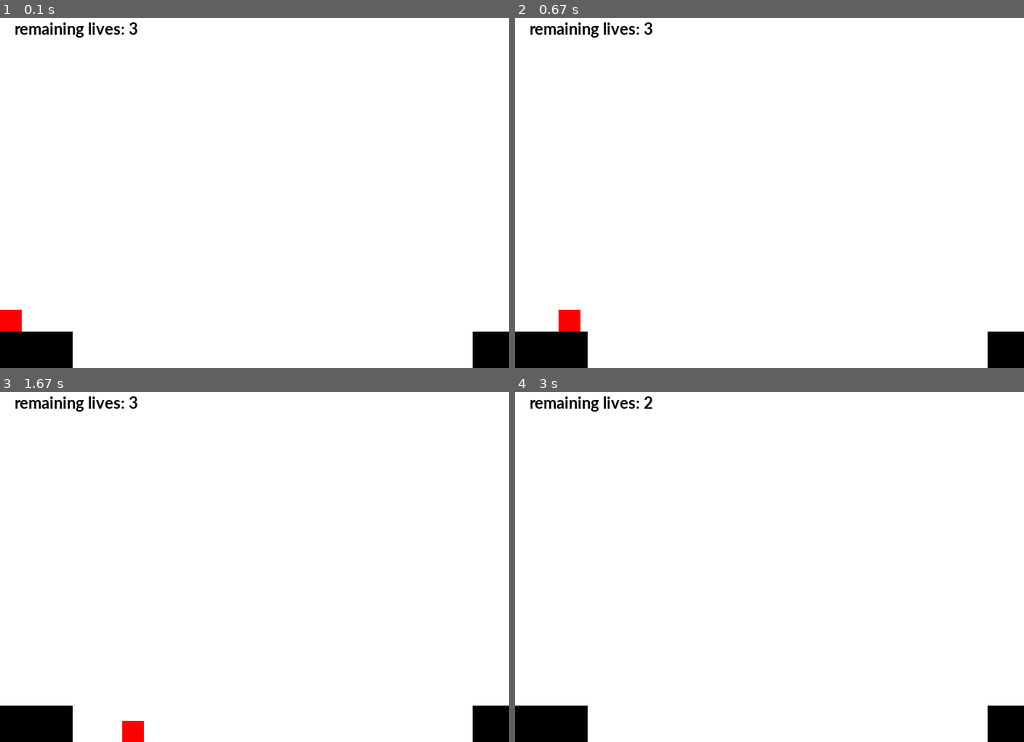
Above: before the commit, frames 1-4 (two rows, left to right).
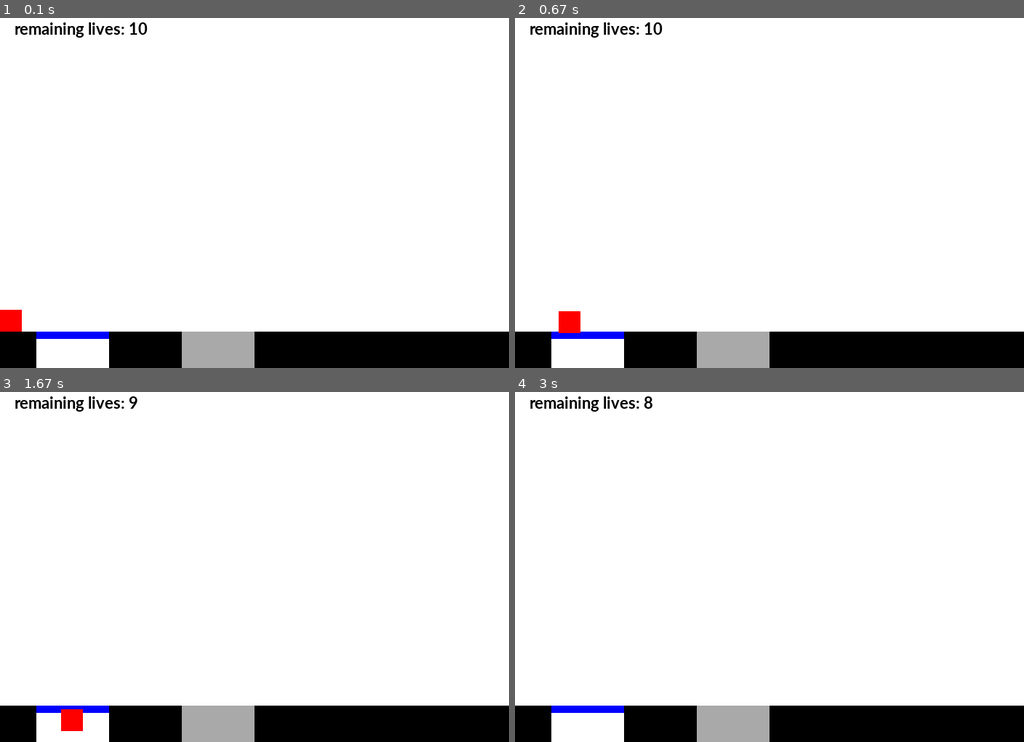
Above: after the commit, the same moments.

Repository: Vincent-lau/pygame_project
Game: pygame game, started from moving_man.py
Two runs of this game, one before a commit and one after it. Both use one fixed random seed, a clock stepped at 60 frames per second and the inputs below.
Inputs:
- Up to frame 1 (0.1 s): no input
- Up to frame 2 (0.67 s): hold Right from 0.33 s (still down)
- Up to frame 3 (1.67 s): release Right at 0.8 s; hold Up 0.83-1.13 s; hold Right 1.17-1.63 s
- Up to frame 4 (3 s): hold Left 2.23-2.63 s

The runs differ from the first frame. In frame 1, 8.4% of the frame differs, in the area x 7-93%, y 1-100%; in frame 2, 8.4%; in frame 3, 8.4%; in frame 4, 8.3%.

Commit message:
level 2 completed

Diff:
--- a/moving_man.py
+++ b/moving_man.py
@@ -27,12 +27,27 @@
 
 
 class Block(pg.sprite.Sprite):
-    def __init__(self,color,size,position):
+    def __init__(self,color,size,pos):
         super().__init__()
         self.image=pg.Surface(size)
         self.image.fill(color)
-        self.rect=self.image.get_rect(topleft=position)
-
+        self.rect=self.image.get_rect(topleft=pos)
+
+
+
+
+class MovingBlock(Block):
+    def __init__(self,color,size,pos):
+        super().__init__(color,size,pos)
+        self.x_vel=0
+        self.y_vel=0
+
+    def enter_fall(self,x_vel,y_vel):
+        self.x_vel=x_vel
+        self.y_vel=y_vel
+
+    def update(self):
+        self.rect.move_ip(self.x_vel, self.y_vel)
 
 
 
@@ -45,7 +60,7 @@
         self.oriPos=(0,0)
         self.rect=self.image.get_rect(topleft=pos)
         self.size=self.image.get_size()
-        self.lives=3
+        self.lives=10
         self.jumpPower=9
 
         self.grav = 0.4
@@ -128,7 +143,7 @@
 
 all_sprites_list=pg.sprite.Group()
 grounds=pg.sprite.Group()
-
+traps=pg.sprite.Group()
 player = Player(RED, (30, 30))
 
 
@@ -136,6 +151,7 @@
 
 
 def level_control(level,player,grounds,update):
+    player.pos = player.get_position()
     if(level==1):
         if(update):
             grounds.empty()
@@ -147,52 +163,73 @@
             all_sprites_list.add(Block(BLACK, (100, 50), (0, 450)), Block(BLACK, (50, 50), (650, 450)))
 
 
-        player.pos=player.get_position()
+
         if(player.pos.x>100 and player.pos.x+player.get_size()[0]<650):
             if(len(grounds.sprites())==2):
                 player.enter_fall()
-                if(player.rect.y>=screenSize[1]):
-                    player.hurt()
+
 
         if(130<player.pos.x<150 and 400<player.pos.y<450):
             b=Block(GREEN,(550,10),(100,450))
             grounds.add(b)
             all_sprites_list.add(b)
 
+        if (player.pos.y >= screenSize[1]):
+            player.hurt()
 
     elif(level==2):
+
         if(update):
             grounds.empty()
             all_sprites_list.empty()
+            traps.empty()
             b=Block(BLACK,(50,50),(0,450))
             grounds.add(b)
             all_sprites_list.add(b)
-            b=Block(BLUE,(40,10),(50,450))
-
-            all_sprites_list.add(b)
-            b=Block(BLACK,(110,50),(90,450))
-            grounds.add(b)
-            all_sprites_list.add(b)
-            b=Block(DARKGREY,(60,50),(200,450))
-            grounds.add(b)
-            all_sprites_list.add(b)
-            b=Block(BLACK,(140,50),(260,450))
-            grounds.add(b)
-            all_sprites_list.add(b)
-            b=Block(BLACK,(30,50),(400,450))
-            grounds.add(b)
-            all_sprites_list.add(b)
-            b=Block(BLACK,(270,50),(430,450))
-            grounds.add(b)
-            all_sprites_list.add(b)
+            b=Block(BLUE,(100,10),(50,450))
+
+            all_sprites_list.add(b)
+            b=Block(BLACK,(100,50),(150,450))
+            grounds.add(b)
+            all_sprites_list.add(b)
+            b=MovingBlock(DARKGREY,(100,50),(250,450))
+            traps.add(b)
+            all_sprites_list.add(b)
+            b=Block(BLACK,(150,50),(350,450))
+            grounds.add(b)
+            all_sprites_list.add(b)
+            b=MovingBlock(BLACK,(150,50),(500,450))
+            traps.add(b)
+            all_sprites_list.add(b)
+            b=Block(BLACK,(50,50),(650,450))
+            grounds.add(b)
+            all_sprites_list.add(b)
+            player.oriPos=(0,420)
             player.set_pos(player.oriPos)
             all_sprites_list.add(player)
+
+        if(50<player.pos.x<90 and player.pos.y+30>=450):
+            player.enter_fall()
+
+
+        if(250<player.pos.x<350-30):
+            player.enter_fall()
+            traps.sprites()[0].enter_fall(0,10)
+
+        elif(500<player.pos.x<650-30):
+            player.enter_fall()
+            traps.sprites()[1].enter_fall(0,10)
+
+        if (player.pos.y > screenSize[1]):
+            player.hurt()
+
+
 
 font = pg.font.SysFont('Calibri', 25, True, False)
 # Used to manage how fast the screen updates
 clock = pg.time.Clock()
 update=True     # update indicates whether it is the first time to enter a level
-level=1
+level=2
 
 
 
